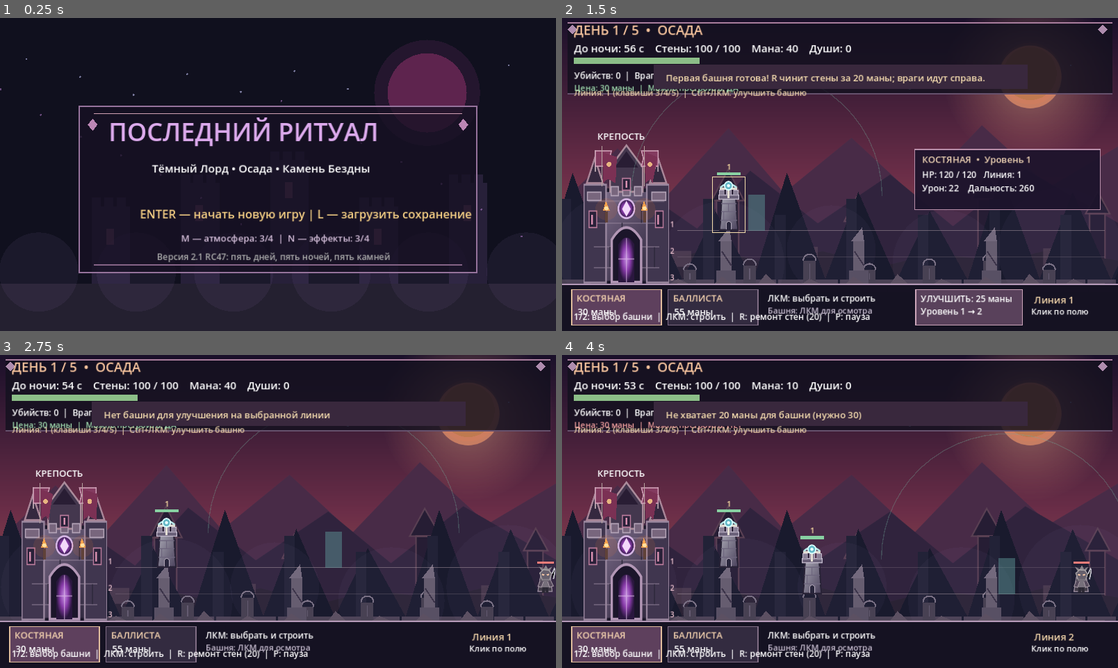
Above: before the commit, frames 1-4 (two rows, left to right).
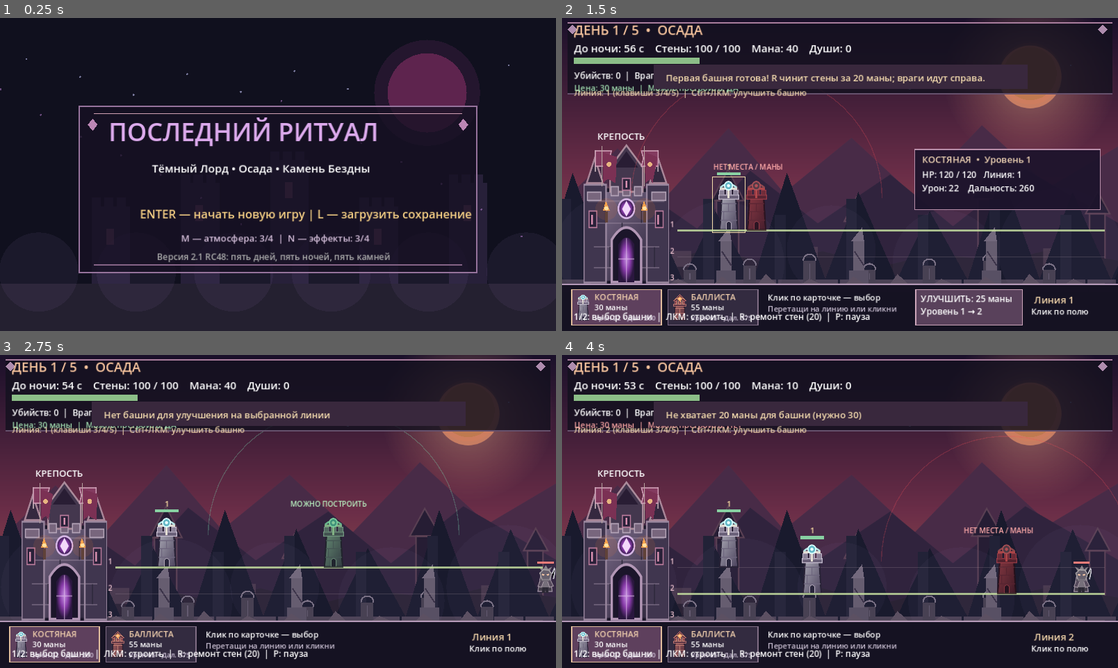
Above: after the commit, the same moments.

Repository: DoctorStrangeSH/Last-Ritual
Game: Godot game, scene res://scenes/main.tscn
Same seed, same stepped clock (60 frames per second), same inputs: the game is played once before the commit and once after it.
Inputs (mouse positions are in pixels of both pictures, inside the frame that each line leads up to):
- Up to frame 1 (0.25 s): no input
- Up to frame 2 (1.5 s): tap Enter (ui_accept) at 0.5, 0.77 s; move the mouse to (962, 158) at 0.52 s; hold Right (ui_right) 0.53-1.25 s; hold Ctrl 0.53-1.25 s; click (962, 158) at 0.67 s; tap C at 0.8 s; drag from (728, 190) to (812, 237) at 1.27 s
- Up to frame 3 (2.75 s): move the mouse to (333, 442) at 2.02 s; hold Right (ui_right) from 2.03 s (still down); hold Ctrl from 2.03 s (still down); click (333, 442) at 2.17 s; tap C at 2.3 s
- Up to frame 4 (4 s): release Right (ui_right) at 2.75 s; release Ctrl at 2.75 s; drag from (812, 574) to (673, 464) at 2.77 s; move the mouse to (1006, 558) at 3.52 s; hold Left (ui_left) from 3.53 s (still down); tap N at 3.6 s; click (1006, 558) at 3.67 s; tap Enter (ui_accept) at 3.77 s; tap C at 3.8 s

The runs differ from the first frame. In frame 1, less than 0.1% of the frame differs, in the area x 39-41%, y 75-78%; in frame 2, 2.9%; in frame 3, 2.8%; in frame 4, 3.0%, in the area x 2-100%, y 25-98%.

Commit message:
ui: drag-and-drop tower placement, ghost preview and stat cards

Diff:
--- a/scripts/main.gd
+++ b/scripts/main.gd
@@ -1,5 +1,5 @@
 extends Node2D
-## Last Ritual v2.1-rc47: clickable tower defense palette, Godot 4.2+
+## Last Ritual v2.1-rc48: drag and drop tower cards with placement preview, Godot 4.2+
 const W := 1152.0
 const H := 648.0
 const FLOOR := 550.0
@@ -52,6 +52,7 @@
 var selected_lane := 1
 const LANE_OFFSETS := [-110.0, -55.0, 0.0]
 var selected_tower_index := -1
+var dragging_tower := false
 var day_elapsed := 0.0
 var current_day := 1
 var stones_collected := 0
@@ -388,40 +389,46 @@
 
 func _input(event: InputEvent) -> void:
     if (phase != "day" and phase != "final_siege") or paused:
-        return
-    if not (event is InputEventMouseButton) or not event.pressed or event.button_index != MOUSE_BUTTON_LEFT:
+        dragging_tower = false
+        return
+    if not (event is InputEventMouseButton) or event.button_index != MOUSE_BUTTON_LEFT:
         return
     var mouse: Vector2 = get_global_mouse_position()
-    # Bottom build palette is clickable and cannot accidentally place towers.
-    if mouse.y >= 554.0:
-        if mouse.x >= 20.0 and mouse.x <= 206.0:
-            selected_build = "bone"
-            selected_tower_index = -1
-        elif mouse.x >= 220.0 and mouse.x <= 406.0:
-            selected_build = "fire"
-            selected_tower_index = -1
-        elif mouse.x >= 735.0 and mouse.x <= 955.0 and selected_tower_index >= 0 and selected_tower_index < towers.size():
-            var tower: Dictionary = towers[selected_tower_index]
-            upgrade_tower(float(tower["x"]), int(tower.get("lane", 1)))
-        return
-    var lane: int = 0
-    var nearest_distance: float = INF
-    for lane_index in range(3):
-        var dy: float = absf(mouse.y - (FLOOR + float(LANE_OFFSETS[lane_index]) - 48.0))
-        if dy < nearest_distance:
-            nearest_distance = dy
-            lane = lane_index
-    selected_lane = lane
-    for i in range(towers.size()):
-        if int(towers[i].get("lane", 1)) == lane and absf(float(towers[i]["x"]) - mouse.x) <= 32.0:
-            selected_tower_index = i
-            show_notice("Башня выбрана. Улучшение — кнопка снизу.")
+    if event.pressed:
+        # Press a card to select it; drag and release over a lane to build immediately.
+        if mouse.y >= 554.0:
+            if mouse.x >= 20.0 and mouse.x <= 206.0:
+                selected_build = "bone"
+                selected_tower_index = -1
+                dragging_tower = true
+            elif mouse.x >= 220.0 and mouse.x <= 406.0:
+                selected_build = "fire"
+                selected_tower_index = -1
+                dragging_tower = true
+            elif mouse.x >= 735.0 and mouse.x <= 955.0 and selected_tower_index >= 0 and selected_tower_index < towers.size():
+                var tower: Dictionary = towers[selected_tower_index]
+                upgrade_tower(float(tower["x"]), int(tower.get("lane", 1)))
             return
-    selected_tower_index = -1
-    if Input.is_key_pressed(KEY_CTRL):
-        upgrade_tower(mouse.x, lane)
+        var lane: int = lane_for_y(mouse.y)
+        selected_lane = lane
+        for i in range(towers.size()):
+            if int(towers[i].get("lane", 1)) == lane and absf(float(towers[i]["x"]) - mouse.x) <= 32.0:
+                selected_tower_index = i
+                dragging_tower = false
+                show_notice("Башня выбрана. Характеристики и улучшение — на панели.")
+                return
+        selected_tower_index = -1
+        dragging_tower = false
+        if Input.is_key_pressed(KEY_CTRL):
+            upgrade_tower(mouse.x, lane)
+        else:
+            build_tower(selected_build, mouse.x, lane)
     else:
-        build_tower(selected_build, mouse.x, lane)
+        if dragging_tower:
+            dragging_tower = false
+            if mouse.y < 551.0:
+                selected_lane = lane_for_y(mouse.y)
+                build_tower(selected_build, mouse.x, selected_lane)
 
 func buy_upgrade(kind: String) -> void:
     if stones_collected >= 5:
@@ -455,6 +462,16 @@
 
 func tower_max_hp(tower: Dictionary) -> float:
     return (120.0 if tower["type"] == "bone" else 165.0) + float(int(tower.get("level", 1)) - 1) * 55.0
+
+func lane_for_y(y: float) -> int:
+    var best_lane: int = 0
+    var best_distance: float = INF
+    for lane_index in range(3):
+        var distance: float = absf(y - (FLOOR + float(LANE_OFFSETS[lane_index]) - 48.0))
+        if distance < best_distance:
+            best_distance = distance
+            best_lane = lane_index
+    return best_lane
 
 func upgrade_tower(mx: float, lane: int) -> void:
     for tower in towers:
@@ -641,6 +658,10 @@
         if float(towers[tower_index].get("hp", 1.0)) <= 0.0:
             burst_particles(Vector2(float(towers[tower_index]["x"]), FLOOR - 68.0), Color("f5a47d"), 12)
             towers.remove_at(tower_index)
+            if selected_tower_index == tower_index:
+                selected_tower_index = -1
+            elif selected_tower_index > tower_index:
+                selected_tower_index -= 1
     if wall_hp <= 0.0:
         wall_hp = 0.0
         phase = "lose"
@@ -1010,7 +1031,7 @@
         label("Тёмный Лорд • Осада • Камень Бездны", 315, 320, 23)
         label("ENTER — начать новую игру | L — загрузить сохранение", 290, 415, 24, Color("f5cf84"))
         label("M — атмосфера: %d/4  |  N — эффекты: %d/4" % [music_volume, effects_volume], 375, 463, 19, Color("d5bfda"))
-        label("Версия 2.1 RC47: пять дней, пять ночей, пять камней", 325, 501, 18, Color("aaaaaa"))
+        label("Версия 2.1 RC48: пять дней, пять ночей, пять камней", 325, 501, 18, Color("aaaaaa"))
         return
     if phase == "win" or phase == "lose":
         if phase == "win":
@@ -1174,12 +1195,21 @@
                 draw_circle(Vector2(ex - 4, FLOOR - height - 9 + march), 2.0, Color("ffc2a3"))
                 draw_circle(Vector2(ex + 4, FLOOR - height - 9 + march), 2.0, Color("ffc2a3"))
                 box(Rect2(ex - 17, FLOOR - 53 + enemy_lane_offset, 34 * e["hp"] / e["max_hp"], 4), Color("f57c79"))
-            var cursor_x := get_global_mouse_position().x
-            var cursor_lane_y: float = FLOOR + float(LANE_OFFSETS[selected_lane])
-            if cursor_x >= 245.0 and cursor_x <= 1020.0:
-                var range_radius := 260.0 if selected_build == "bone" else 375.0
-                draw_arc(Vector2(cursor_x, cursor_lane_y - 72), range_radius, PI, TAU, 28, Color("72aa9a", 0.28), 2.0)
-                box(Rect2(cursor_x - 17.0, cursor_lane_y - 74.0, 34, 74), Color("619d9c", 0.46) if selected_build == "bone" else Color("ba7954", 0.46))
+            var cursor: Vector2 = get_global_mouse_position()
+            var cursor_x: float = cursor.x
+            var preview_lane: int = lane_for_y(cursor.y)
+            var cursor_lane_y: float = FLOOR + float(LANE_OFFSETS[preview_lane])
+            if cursor.y < 551.0 and cursor_x >= 245.0 and cursor_x <= 1020.0:
+                var range_radius: float = 260.0 if selected_build == "bone" else 375.0
+                var can_place: bool = mana >= (30 if selected_build == "bone" else 55)
+                for placed_tower in towers:
+                    if int(placed_tower.get("lane", 1)) == preview_lane and absf(float(placed_tower["x"]) - cursor_x) < 65.0:
+                        can_place = false
+                draw_line(Vector2(239.0, cursor_lane_y), Vector2(1125.0, cursor_lane_y), Color("c8e5a0", 0.75), 4.0)
+                draw_arc(Vector2(cursor_x, cursor_lane_y - 67.0), range_radius, PI, TAU, 32, Color(0.48, 0.85, 0.69, 0.27) if can_place else Color(0.95, 0.30, 0.34, 0.22), 2.0)
+                var preview_art: Texture2D = preload("res://assets/towers/bone_tower.svg") if selected_build == "bone" else preload("res://assets/towers/infernal_ballista.svg")
+                draw_texture_rect(preview_art, Rect2(cursor_x - 30.0, cursor_lane_y - 106.0, 60.0, 106.0), false, Color(0.68, 1.0, 0.72, 0.76) if can_place else Color(1.0, 0.38, 0.38, 0.72))
+                label("МОЖНО ПОСТРОИТЬ" if can_place else "НЕТ МЕСТА / МАНЫ", clampf(cursor_x - 90.0, 245.0, 920.0), cursor_lane_y - 126.0, 15, Color("b8f1c0") if can_place else Color("ffaaa9"))
             draw_gothic_hud_panel(150.0)
             label("ФИНАЛЬНЫЙ ШТУРМ — %d с" % ceili(maxf(0.0, final_timer)) if phase == "final_siege" else "ДЕНЬ %d / 5  •  ОСАДА" % current_day, 25, 35, 27, Color("f8c59e"))
             var siege_status := "Ритуал: %02d с" % ceili(maxf(final_timer, 0.0)) if phase == "final_siege" else "До ночи: %02d с" % ceili(maxf(time_left, 0.0))
@@ -1201,10 +1231,13 @@
                 var card_kind: String = "bone" if card_index == 0 else "fire"
                 box(Rect2(card_x, 562.0, 186.0, 74.0), Color("5e405d") if selected_build == card_kind else Color("332b40"))
                 draw_rect(Rect2(card_x, 562.0, 186.0, 74.0), Color("e2be9e") if selected_build == card_kind else Color("806d85"), false, 2.0)
-                label("КОСТЯНАЯ" if card_index == 0 else "БАЛЛИСТА", card_x + 10.0, 587.0, 19, Color("f4d2af"))
-                label("30 маны" if card_index == 0 else "55 маны", card_x + 12.0, 615.0, 19)
-            label("ЛКМ: выбрать и строить", 426.0, 587.0, 18)
-            label("Башня: ЛКМ для осмотра", 426.0, 612.0, 17, Color("c8bed1"))
+                var card_art: Texture2D = preload("res://assets/towers/bone_tower.svg") if card_index == 0 else preload("res://assets/towers/infernal_ballista.svg")
+                draw_texture_rect(card_art, Rect2(card_x + 7.0, 571.0, 34.0, 56.0), false)
+                label("КОСТЯНАЯ" if card_index == 0 else "БАЛЛИСТА", card_x + 47.0, 584.0, 17, Color("f4d2af"))
+                label("30 маны" if card_index == 0 else "55 маны", card_x + 47.0, 605.0, 16)
+                label("Урон %d • Дал. %d" % ([22, 260] if card_index == 0 else [65, 375]), card_x + 47.0, 626.0, 14, Color("d2c6db"))
+            label("Клик по карточке — выбор", 426.0, 585.0, 17)
+            label("Перетащи на линию или кликни", 426.0, 608.0, 16, Color("c8bed1"))
             if selected_tower_index >= 0 and selected_tower_index < towers.size():
                 var inspected: Dictionary = towers[selected_tower_index]
                 var level: int = int(inspected.get("level", 1))
